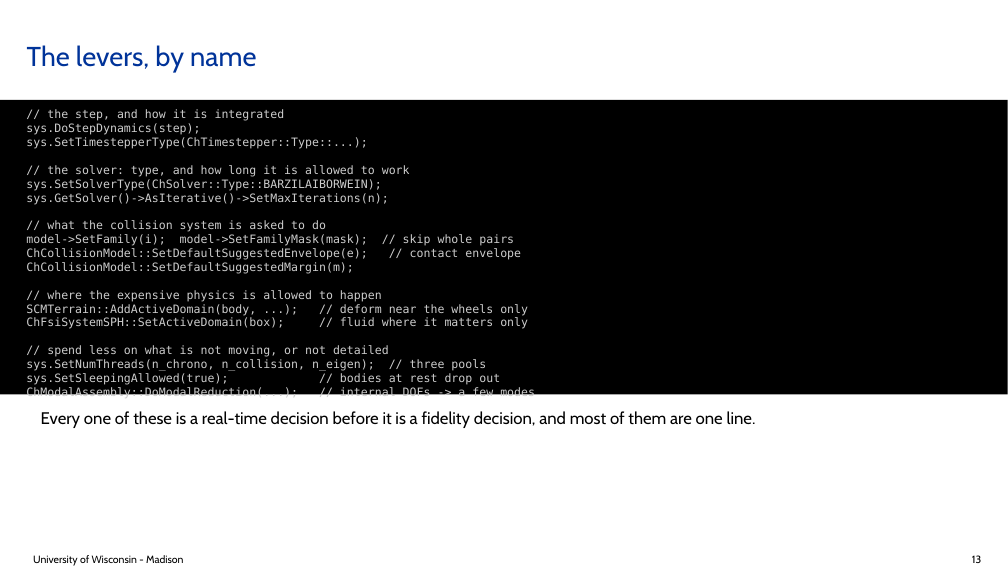
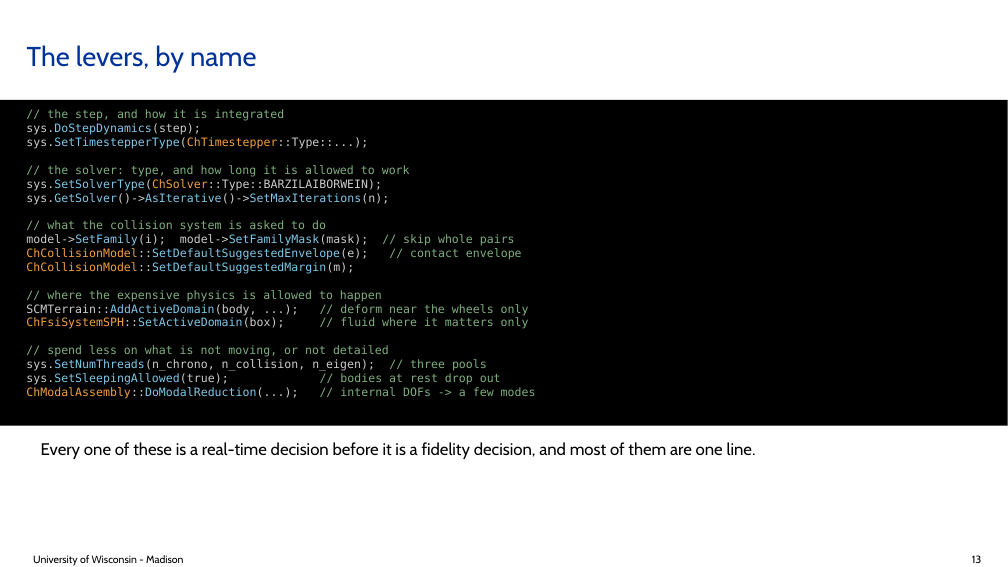
Before and after one commit to ksha23/chrono-hil-tutorial, a slide deck: slide 13 of tutorial_HIL_driver.pptx. Drawn at 1008x567 pixels with LibreOffice and Linux fonts; fonts in the diff are those of the drawing; background and template pictures are left out. Boxes give left, top, right and bottom in pixels: in the first picture for what was removed or moved away, otherwise in the second. Text is boxed around its words. In the diff, an @@ line names an element or a change of style, - is before the commit and + after.

```diff
--- a/tutorial_HIL_driver.pptx
+++ b/tutorial_HIL_driver.pptx
@@ rectangle "// the step, and how ...": place and size @@
-rectangle "// the step, and how ..." at (0, 100, 1008, 395)
+rectangle "// the step, and how ..." at (0, 100, 1008, 426)
@@ rectangle "// the step, and how ..." at (0, 100, 1008, 426): text colour #CCCCCC to #7FAF7F in "// the step, and how it is ...", "// the solver: type, and how long ...", "// what the collision system is asked ...", "// skip whole pairs" and 8 more places; text colour #CCCCCC to #7FC7E8 in "sys.DoStepDynamics(step);", "sys.SetTimestepperType(ChTimestepper::Type::...);", "sys.SetSolverType(ChSolver::Type::BARZILAIBORWEIN);", "sys.GetSolver()->AsIterative()->SetMaxIterations(n);" and 8 more places; text colour #CCCCCC to #F0A040 in "sys.SetTimestepperType(ChTimestepper::Type::...);", "sys.SetSolverType(ChSolver::Type::BARZILAIBORWEIN);", "ChCollisionModel::SetDefaultSuggestedEnvelope(e);", "ChCollisionModel::SetDefaultSuggestedMargin(m);" and 2 more places @@
@@ text "Every one of these is ...": place and size @@
-text "Every one of these is ..." at (41, 411, 756, 428)
+text "Every one of these is ..." at (41, 442, 756, 459)
```
Also in this commit, not shown: 19 other slides changed, 2 slides removed, 2 other files.
